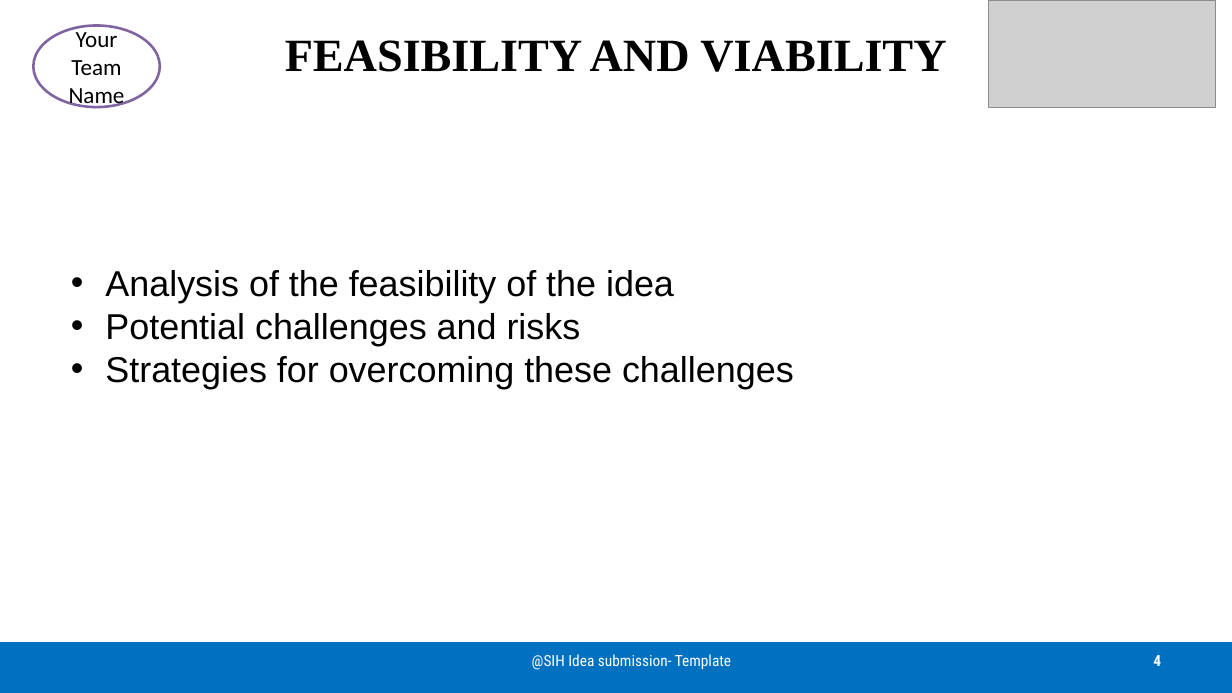
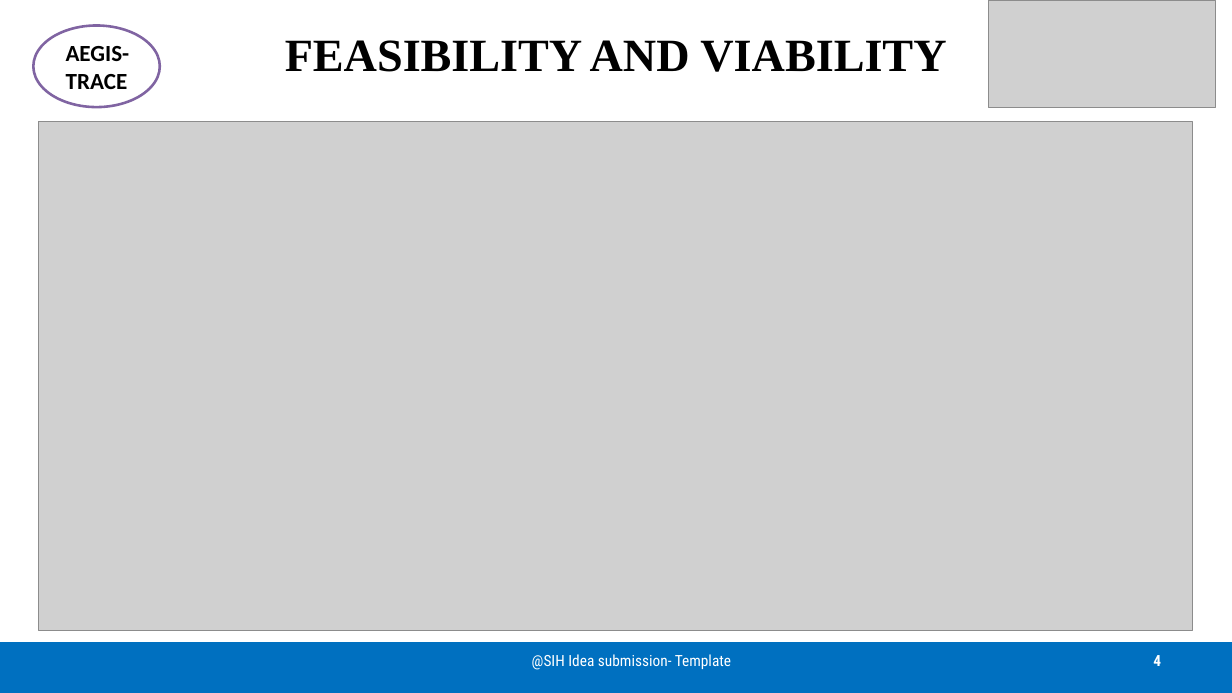
Before and after one commit to dathasaiswaroopgudimella-png/Crypto, a slide deck: slide 4 of sih ppt/SIH2026-IDEA-Presentation-Format.pptx. Drawn at 1232x693 pixels with LibreOffice and Linux fonts; fonts in the diff are those of the drawing; grey boxes stand for pictures. Boxes give left, top, right and bottom in pixels: in the first picture for what was removed or moved away, otherwise in the second. Text is boxed around its words. In the diff, an @@ line names an element or a change of style, - is before the commit and + after.

```diff
--- a/sih ppt/SIH2026-IDEA-Presentation-Format.pptx
+++ b/sih ppt/SIH2026-IDEA-Presentation-Format.pptx
@@ text in ellipse at box(66, 46, 130, 89): text changed; bold on @@
-Your Team Name
+AEGIS-TRACE
@@ picture added at box(39, 122, 1193, 630) @@
@@ text removed at box(105, 270, 794, 389) @@
-• Analysis of the feasibility of the idea
-• Potential challenges and risks
-• Strategies for overcoming these challenges
```
Also in this commit, not shown: 5 other slides changed, 1 slide removed, 13 other files.
